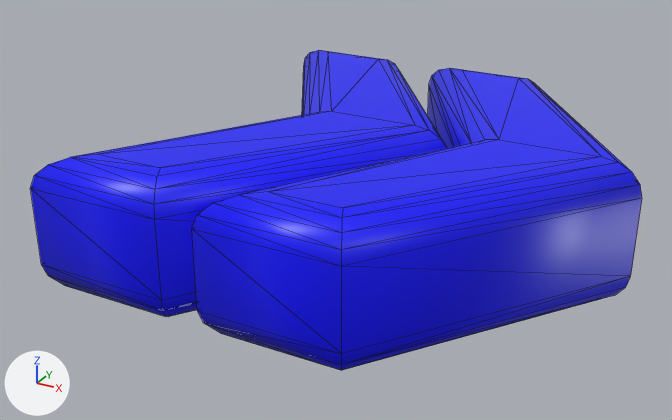
The glTF model 3dWords/fonts/glb/187.glb as it was, and as the next commit left it.
Rendered twice from a 50 mm lens placed at (0.976, -0.856, 0.559), pointed at (0.327, 0.325, -0.032). Every picture has the same lights, and +X, +Y and +Z are marked at lower left. Mesh edges are drawn as thin lines. Vertices at the same position are counted once.

The first picture shows 'texto'.
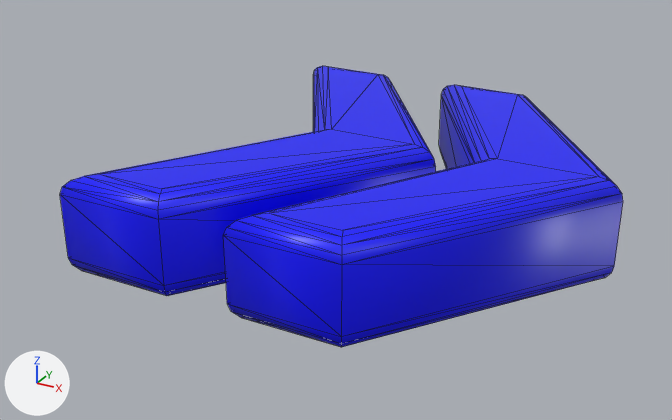
Boxes (x1, y1, x2, y2) around the edits, measured in the pictures (672 x 420 px):
'texto', reshaped (8% narrower, 12% shorter)
    before: (30, 50, 642, 370)
    after: (60, 66, 623, 347)
part 1 of me_texto_119, rebuilt (10% narrower, 14% shorter)
    before: (30, 50, 447, 317)
    after: (60, 66, 436, 296)
part 2 of me_texto_119, rebuilt (11% narrower, 13% shorter)
    before: (192, 68, 642, 370)
    after: (223, 85, 623, 347)

The edits, one by one:
me_texto_119 is used by ob_texto; location (0.0, 0.0, 0.0).
me_texto_119 had 120 vertices, 232 faces and spanned x 0.014..0.776, y 0.002..0.756, z -0.11..0.11.
me_texto_119 now has 120 vertices, 232 faces and spans x 0.048..0.752, y 0.022..0.736, z -0.08..0.08.
me_texto_119 part 1: the loose piece of 60 vertices spanning x 0.014..0.495, y 0.002..0.756, z -0.11..0.11 is rebuilt with 60 vertices and now spans x 0.048..0.47, y 0.022..0.736, z -0.08..0.08.
me_texto_119 part 2: the loose piece of 60 vertices spanning x 0.294..0.776, y 0.002..0.756, z -0.11..0.11 is rebuilt with 60 vertices and now spans x 0.328..0.752, y 0.022..0.736, z -0.08..0.08.
